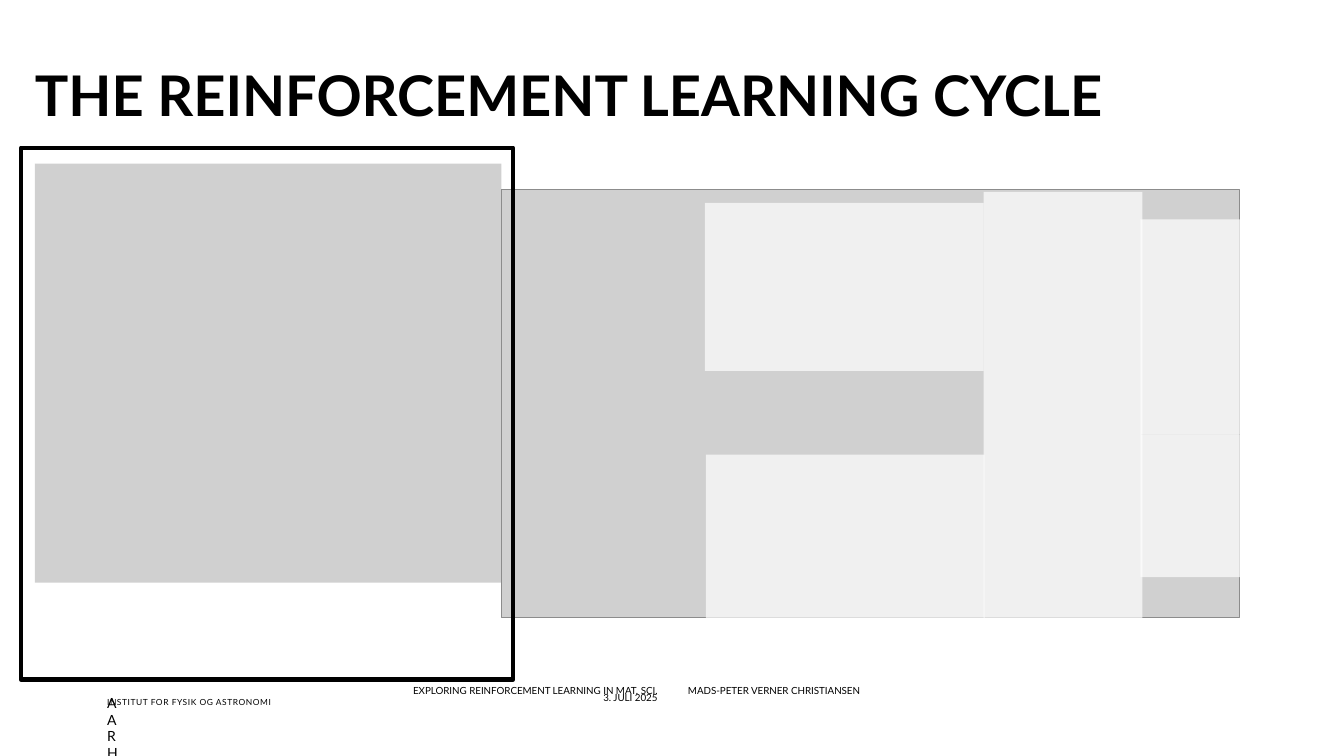
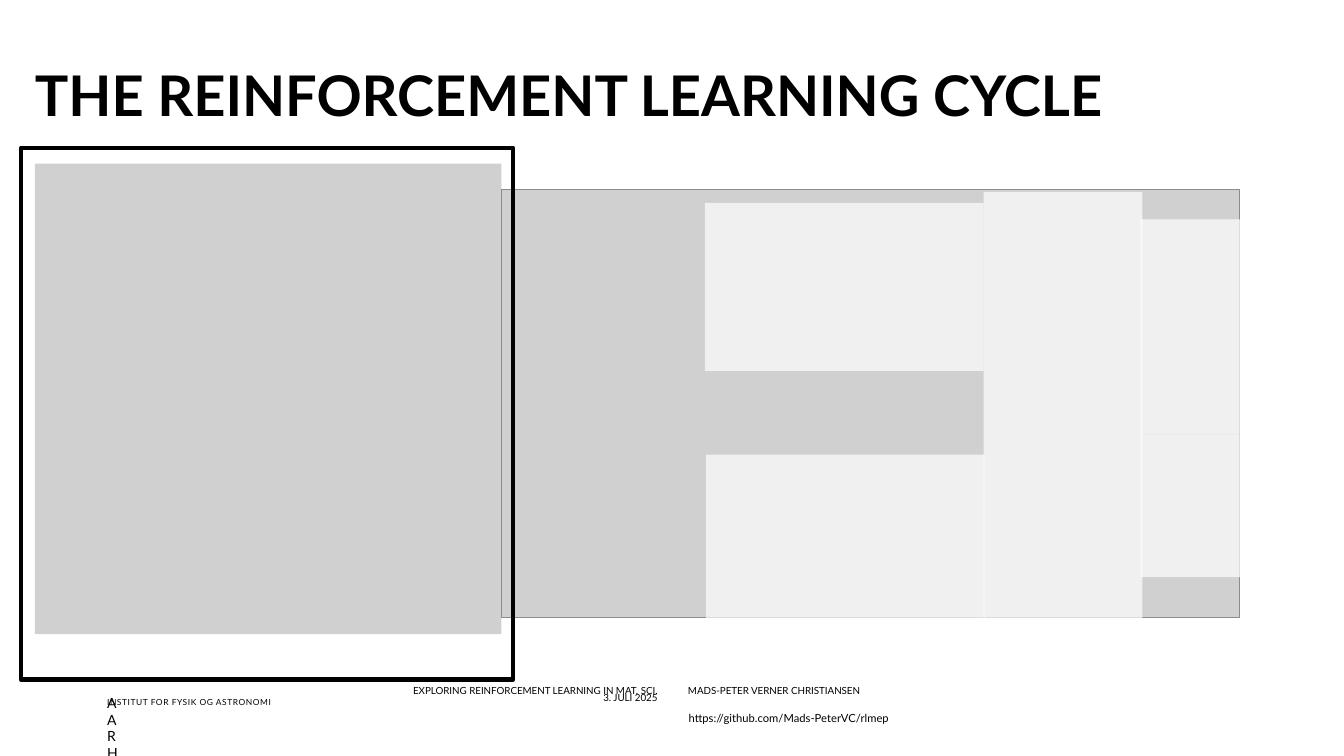
Before and after one commit to Mads-PeterVC/rlmep, a slide deck: slide 13 of slides/slides.pptx (slide 8 before the commit). Drawn at 1344x756 pixels with LibreOffice and Linux fonts; fonts in the diff are those of the drawing; grey boxes stand for pictures; background and template pictures are left out. Boxes give left, top, right and bottom in pixels: in the first picture for what was removed or moved away, otherwise in the second. Text is boxed around its words. In the diff, an @@ line names an element or a change of style, - is before the commit and + after.

```diff
--- a/slides/slides.pptx
+++ b/slides/slides.pptx
@@ picture: place and size @@
-picture at [35, 163, 502, 583]
+picture at [35, 163, 502, 634]
@@ text added at [689, 713, 889, 724], 8 pt, text #000000 @@
+https://github.com/Mads-PeterVC/rlmep
```
Also in this commit, not shown: 11 other slides changed, 7 slides added, 1 slide removed, 8 other files.
